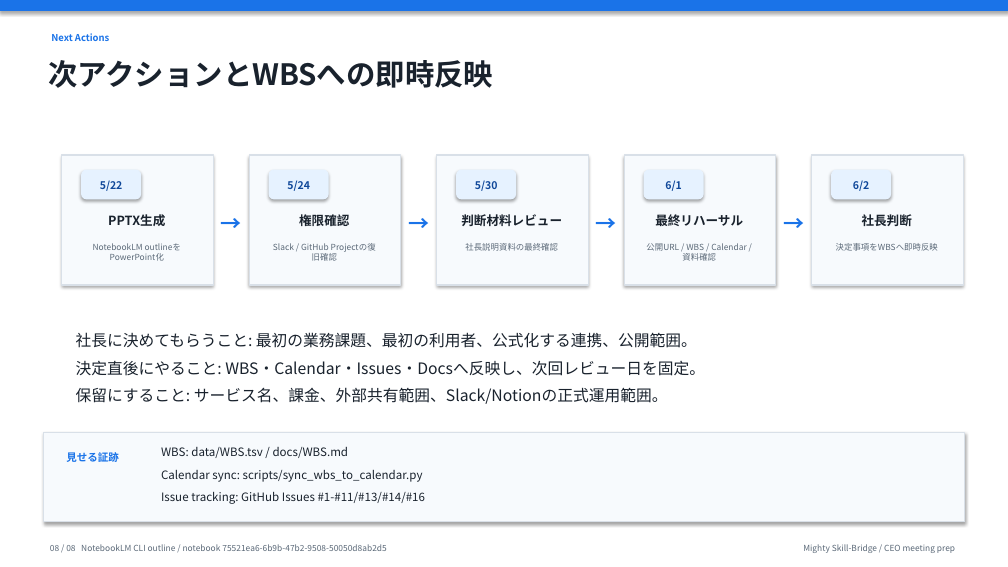
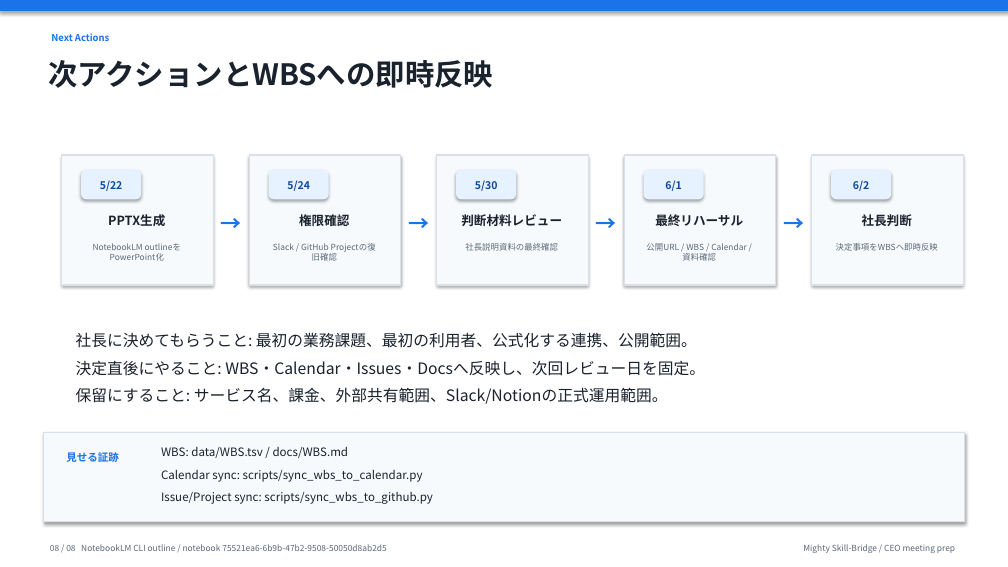
Before and after one commit to kanta13jp1/mighty-link-ai-connect, a slide deck: slide 8 of exports/knowledge_flow/mighty_skill_bridge_ceo_presentation_2026-06-02.pptx. Drawn at 1008x567 pixels with LibreOffice and Linux fonts; fonts in the diff are those of the drawing. Boxes give left, top, right and bottom in pixels: in the first picture for what was removed or moved away, otherwise in the second. Text is boxed around its words. In the diff, an @@ line names an element or a change of style, - is before the commit and + after.

Commit message:
chore(T893): sync WBS tasks to GitHub Project

```diff
--- a/exports/knowledge_flow/mighty_skill_bridge_ceo_presentation_2026-06-02.pptx
+++ b/exports/knowledge_flow/mighty_skill_bridge_ceo_presentation_2026-06-02.pptx
@@ text at box(161, 492, 433, 504): text changed @@
-Issue tracking: GitHub Issues #1-#11/#13/#14/#16
+Issue/Project sync: scripts/sync_wbs_to_github.py
```
Also in this commit, not shown: 1 other slide changed, 30 other files.
